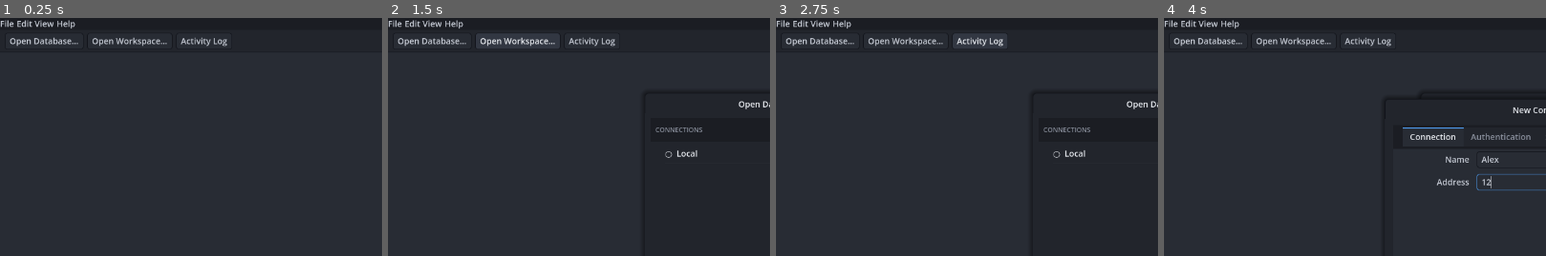
Above: before the commit, frames 1-4 (left to right).
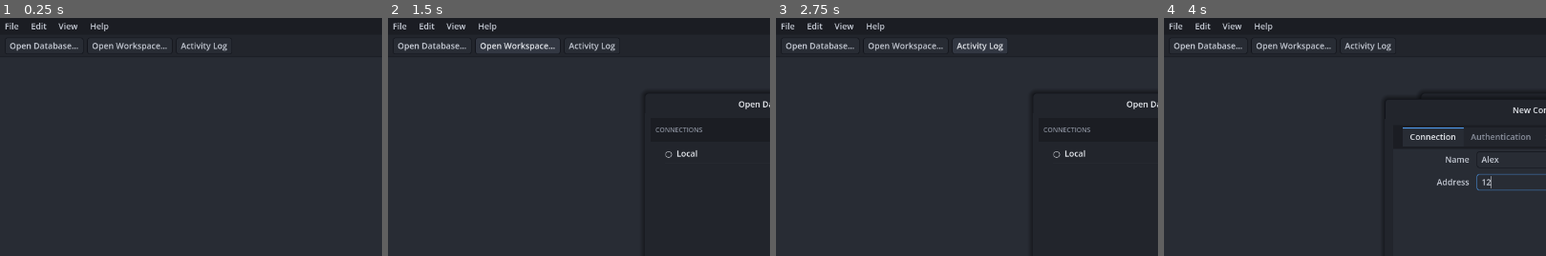
Above: after the commit, the same moments.

Repository: pierre-lehnen-rc/debris
Game: Godot game, scene res://source/ui/main.tscn
The game is run twice, just before and just after one commit, with the same random seed, the same clock (stepped at 60 frames per second) and the same inputs.
Inputs (mouse positions are % of the whole screen's width and height, from its top left):
- Up to frame 1 (0.25 s): no input
- Up to frame 2 (1.5 s): click "Open Database…" at 0.5 s; click "Open Workspace…" at 1.25 s
- Up to frame 3 (2.75 s): click "Activity Log" at 2 s
- Up to frame 4 (4 s): click "+" at 2.75 s; click (55, 30) at 3.52 s; type "Alex" at 3.6 s; click (52, 34) at 3.75 s; type "12" at 3.83 s
The pictures show only the part of the screen within x 0-50%, y 0-50%; the shares and areas given below are measured in that part.

The runs differ from the first frame. In frame 1, 1.9% of the frame differs, in the area x 0-60%, y 0-14%; in frame 2, 2.3%, in the area x 0-60%, y 0-15%; in frame 3, 2.2%; in frame 4, 1.9%.

Commit message:
Fix menu-bar title shifting on hover/open
Give the MenuBar's normal state the same content margins as its hover and
pressed states (transparent background), so hovering or opening a menu
only changes the background colour instead of nudging the title text
sideways.

Co-Authored-By: Claude Opus 4.7 <noreply@anthropic.com>

Diff:
--- a/client/source/ui/theme/app_theme.gd
+++ b/client/source/ui/theme/app_theme.gd
@@ -174,7 +174,10 @@
 
 	theme.set_color("font_color", "MenuBar", TEXT)
 	theme.set_color("font_hover_color", "MenuBar", TEXT_BRIGHT)
-	theme.set_stylebox("normal", "MenuBar", StyleBoxEmpty.new())
+	# The normal state must carry the SAME content margins as hover/pressed;
+	# otherwise the title text jumps sideways when a menu is hovered/opened. Keep
+	# it transparent so only the background colour changes on hover.
+	theme.set_stylebox("normal", "MenuBar", _flat(Color(0, 0, 0, 0), 3))
 	theme.set_stylebox("hover", "MenuBar", _flat(BG_HOVER, 3))
 	theme.set_stylebox("pressed", "MenuBar", _flat(BG_PRESSED, 3))
 
--- a/client/source/ui/theme/app_theme.tres
+++ b/client/source/ui/theme/app_theme.tres
@@ -196,7 +196,17 @@
 corner_radius_bottom_right = 3
 corner_radius_bottom_left = 3
 
-[sub_resource type="StyleBoxEmpty" id="StyleBoxEmpty_bffqy"]
+[sub_resource type="StyleBoxFlat" id="StyleBoxFlat_menunorm"]
+content_margin_left = 8.0
+content_margin_top = 4.0
+content_margin_right = 8.0
+content_margin_bottom = 4.0
+bg_color = Color(0, 0, 0, 0)
+border_color = Color(0.06666667, 0.07450981, 0.101960786, 1)
+corner_radius_top_left = 3
+corner_radius_top_right = 3
+corner_radius_bottom_right = 3
+corner_radius_bottom_left = 3
 
 [sub_resource type="StyleBoxFlat" id="StyleBoxFlat_1xnjp"]
 content_margin_left = 8.0
@@ -549,7 +559,7 @@
 MenuBar/colors/font_color = Color(0.78039217, 0.8, 0.8392157, 1)
 MenuBar/colors/font_hover_color = Color(0.9098039, 0.92156863, 0.9411765, 1)
 MenuBar/styles/hover = SubResource("StyleBoxFlat_sjyq0")
-MenuBar/styles/normal = SubResource("StyleBoxEmpty_bffqy")
+MenuBar/styles/normal = SubResource("StyleBoxFlat_menunorm")
 MenuBar/styles/pressed = SubResource("StyleBoxFlat_1xnjp")
 OptionButton/colors/font_color = Color(0.78039217, 0.8, 0.8392157, 1)
 OptionButton/styles/hover = SubResource("StyleBoxFlat_yy8hw")
